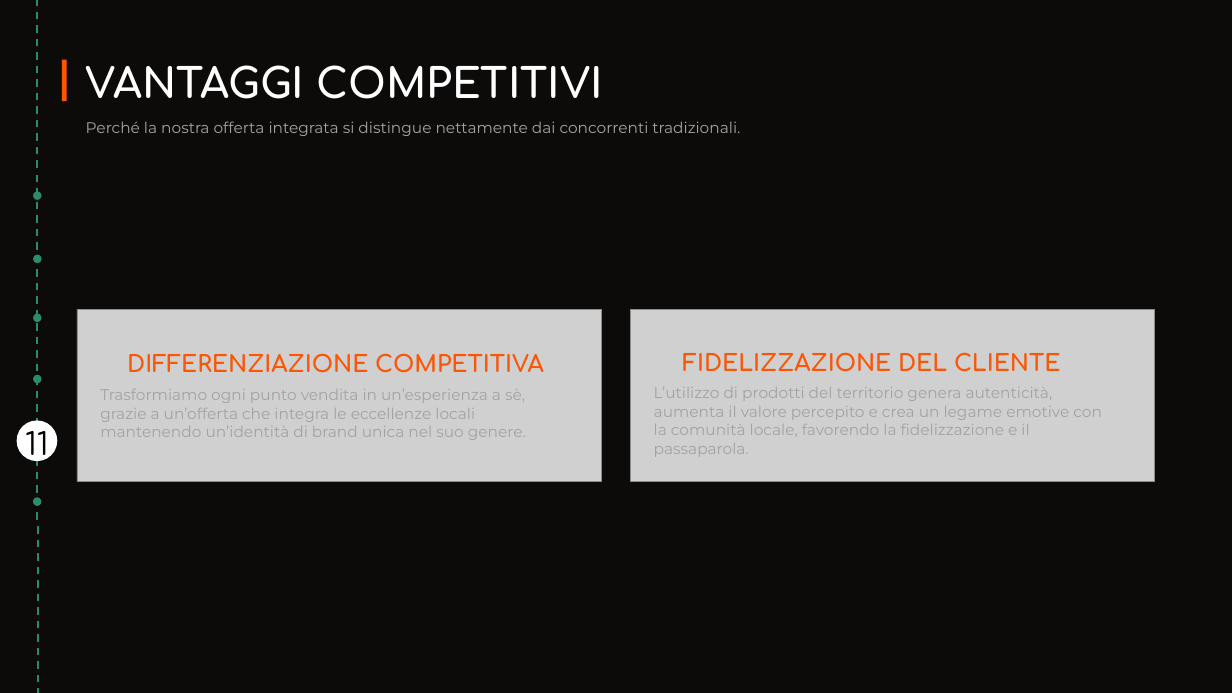
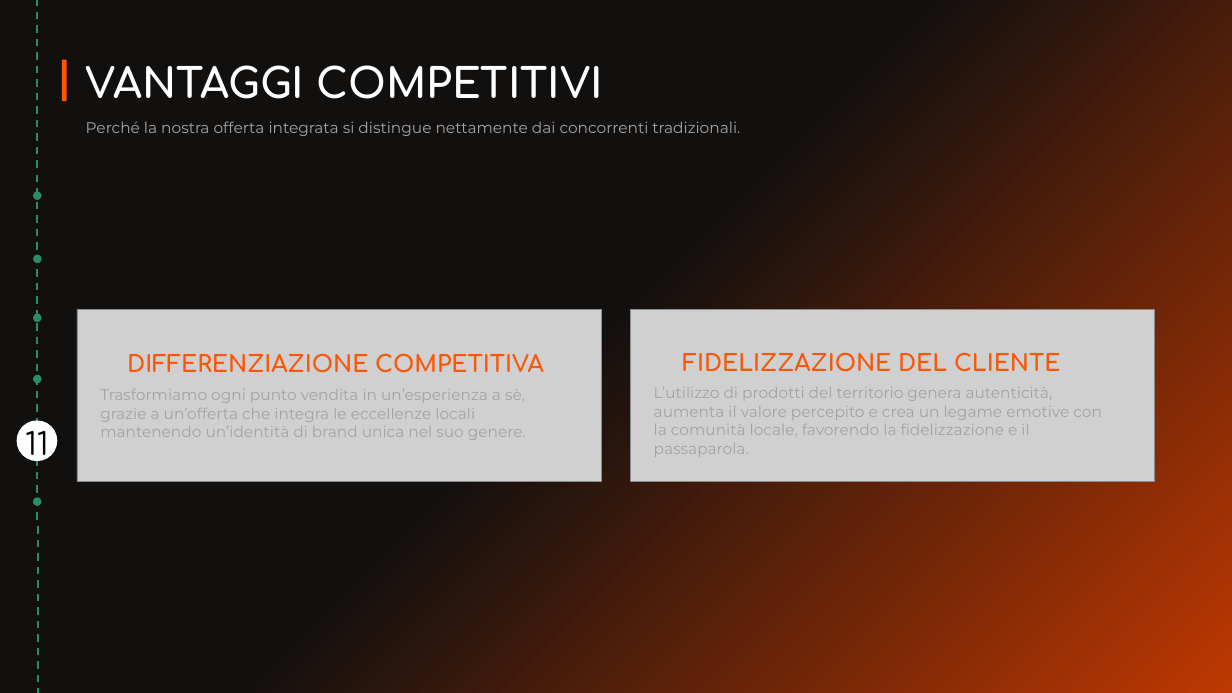
Before and after one commit to Jack-Ark-01/JustBurgerProjectWork, a slide deck: slide 12 of SecondaSuddivisioneGruppi/Logica/Materiale PPT/PPTX JustBurger (foto).pptx. Drawn at 1232x693 pixels with LibreOffice and Linux fonts; fonts in the diff are those of the drawing; grey boxes stand for pictures; background and template pictures are left out. Boxes give left, top, right and bottom in pixels: in the first picture for what was removed or moved away, otherwise in the second. Text is boxed around its words. In the diff, an @@ line names an element or a change of style, - is before the commit and + after.

```diff
--- a/SecondaSuddivisioneGruppi/Logica/Materiale PPT/PPTX JustBurger (foto).pptx
+++ b/SecondaSuddivisioneGruppi/Logica/Materiale PPT/PPTX JustBurger (foto).pptx
@@ rectangle added at [0,0,1232,693], fill gradient #12100F to #BE3802 @@
```
Also in this commit, not shown: 13 other slides changed.
